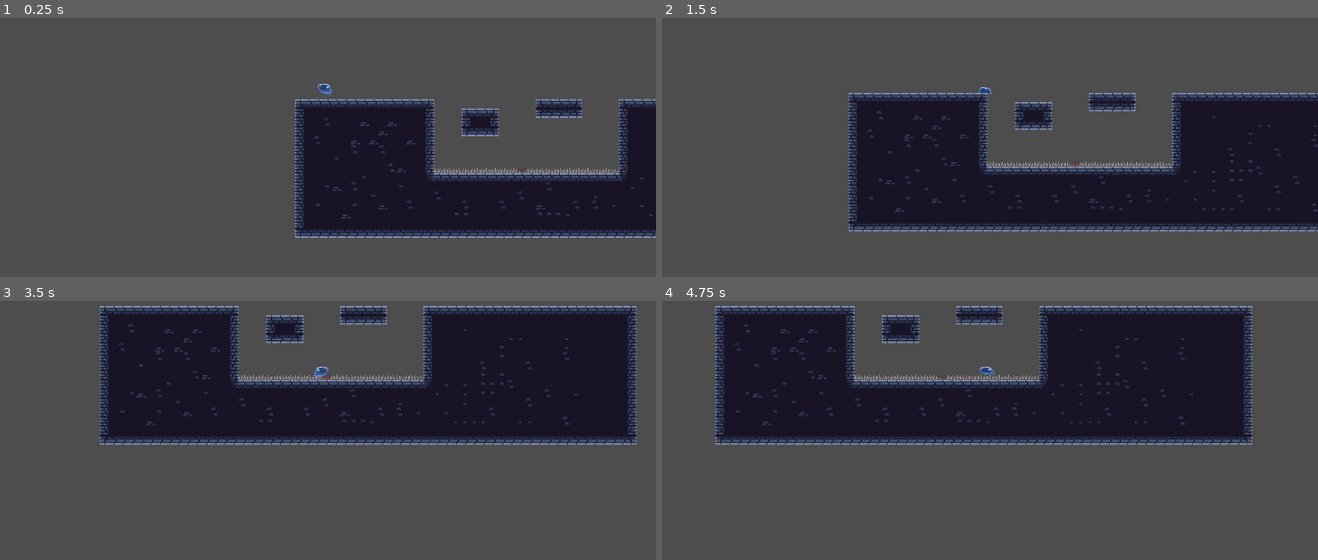
Above: before the commit, frames 1-4 (two rows, left to right).
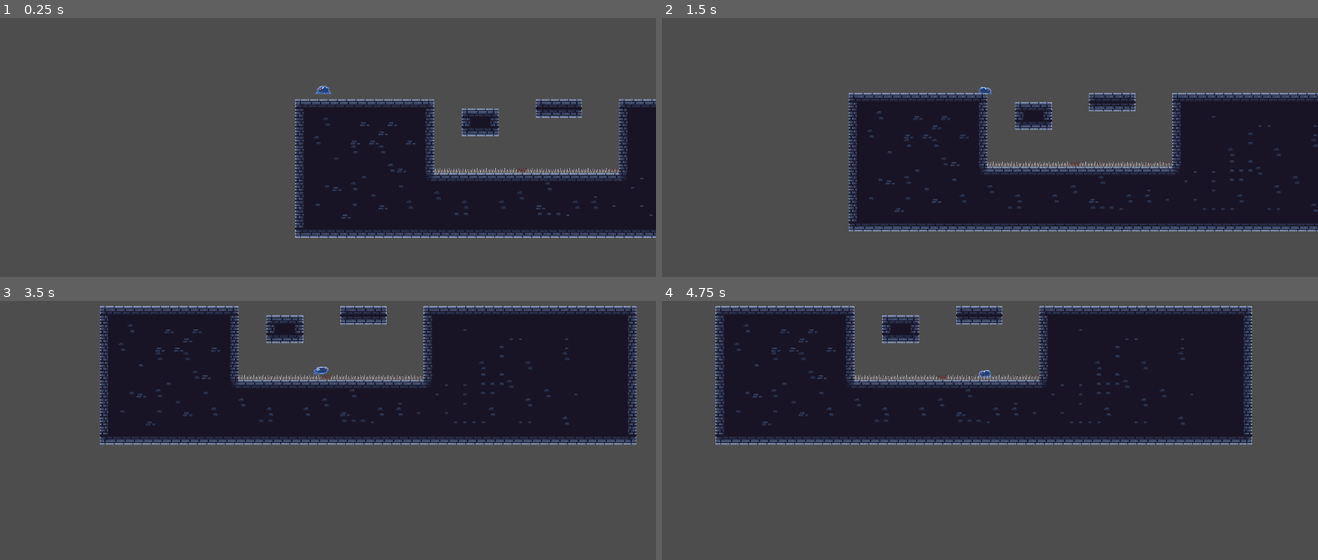
Above: after the commit, the same moments.

Repository: sirBruh/Main-Game
Game: Godot game, scene res://Scenes/world.tscn
Two runs of this game, one before a commit and one after it. Both use one fixed random seed, a clock stepped at 60 frames per second and the inputs below. The project has no main scene, so this scene is started directly.
Inputs:
- Up to frame 1 (0.25 s): no input
- Up to frame 2 (1.5 s): tap Enter (ui_accept) at 0.5, 0.77 s; hold Right (ui_right) from 0.53 s (still down)
- Up to frame 3 (3.5 s): tap Enter (ui_accept) at 1.52, 3.02 s; release Right (ui_right) at 2.03 s; hold Left (ui_left) 2.03-2.78 s; hold Right (ui_right) from 2.78 s (still down)
- Up to frame 4 (4.75 s): tap Enter (ui_accept) at 3.77, 4.52 s; release Right (ui_right) at 4.28 s; hold Left (ui_left) from 4.28 s (still down)

The runs differ from the first frame. In frame 1, less than 0.1% of the frame differs, in the area x 48-51%, y 25-31%; in frame 2, nothing differs; in frame 3, less than 0.1%; in frame 4, less than 0.1%, in the area x 48-51%, y 25-30%.

Commit message:
Fixing the jumping

Diff:
--- a/Scenes/Player.gd
+++ b/Scenes/Player.gd
@@ -5,7 +5,7 @@
 @export var max_speed = 200
 @export var friction = 10
 @export var jump_velocity = -400
-
+@onready var sprite = $AnimatedSprite2D
 # Get the gravity from the project settings to be synced with RigidBody nodes.
 var gravity = ProjectSettings.get_setting("physics/2d/default_gravity")
 
@@ -28,18 +28,20 @@
 	else:
 		velocity.x = move_toward(velocity.x, 0,friction)
 	#movement
-	if velocity.x > 0:
-		$AnimatedSprite2D.play("run")
+	if velocity.x != 0:
+		if velocity.y == 0:
+			sprite.play("run")
+		if velocity.y != 0:
+			sprite.play("jump")
 	elif velocity.x == 0:
-		$AnimatedSprite2D.play("idle")
+		sprite.play("idle")
 
-	if velocity.y != 0:
-		$AnimatedSprite2D.play("jump")
+
 	#changing direction
 	if direction > 0:
-		$AnimatedSprite2D.flip_h = true
+		sprite.flip_h = true
 	elif direction < 0:
-		$AnimatedSprite2D.flip_h = false
+		sprite.flip_h = false
 	move_and_slide()
 
 
--- a/Scenes/Player.tscn
+++ b/Scenes/Player.tscn
@@ -46,7 +46,7 @@
 "duration": 1.0,
 "texture": ExtResource("9_n2nvw")
 }],
-"loop": true,
+"loop": false,
 "name": &"jump",
 "speed": 5.0
 }, {
@@ -81,8 +81,6 @@
 position = Vector2(0, -5)
 sprite_frames = SubResource("SpriteFrames_qdtyl")
 animation = &"idle"
-autoplay = "idle"
-frame_progress = 0.720421
 
 [node name="CollisionShape2D" type="CollisionShape2D" parent="."]
 position = Vector2(1, 1)
--- a/Scenes/world.tscn
+++ b/Scenes/world.tscn
@@ -378,11 +378,13 @@
 [node name="CollisionShape2D" type="CollisionShape2D" parent="Spikes" groups=["Death"]]
 position = Vector2(348.5, 177)
 shape = SubResource("RectangleShape2D_iyq3x")
+one_way_collision_margin = 0.0
 
 [node name="Player" parent="." groups=["Player"] instance=ExtResource("1_i3bq6")]
 position = Vector2(48, 34)
 
 [node name="AnimatedSprite2D" parent="Player" index="0"]
+animation = &"jump"
 autoplay = ""
 frame_progress = 0.0
 
